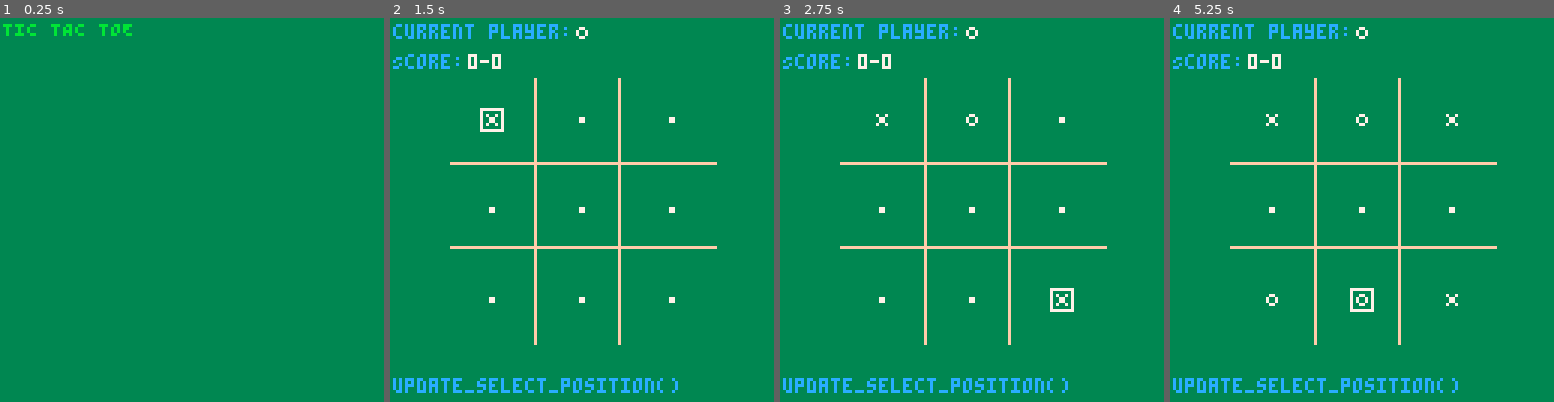
Above: before the commit, frames 1-4 (left to right).
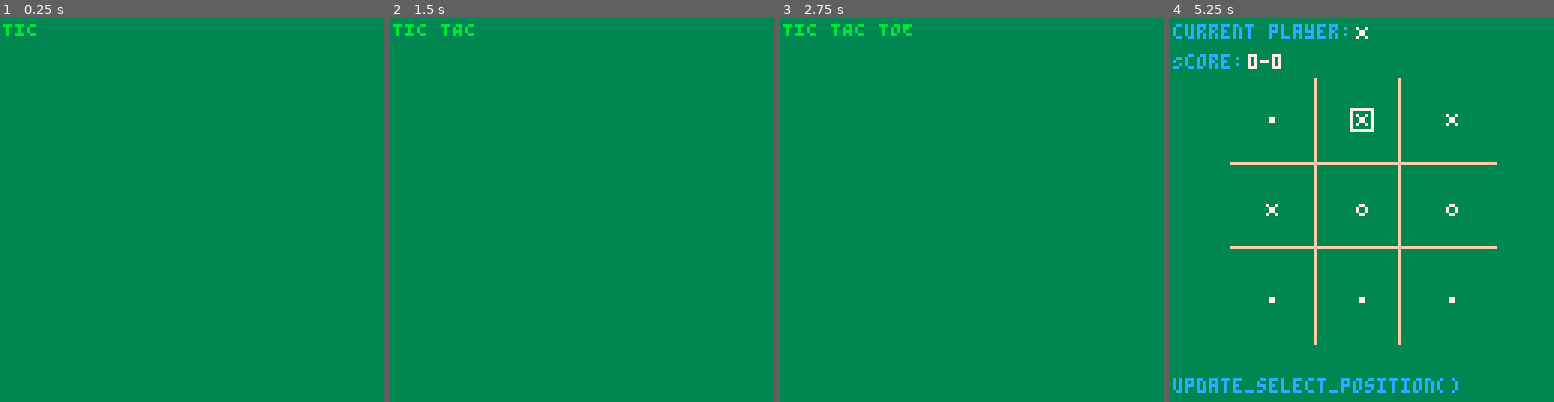
Above: after the commit, the same moments.

Repository: EmreMotan/TicTacToe
Game: PICO-8 cartridge tictactoe.p8
The game is run twice, just before and just after one commit, with the same random seed, the same clock (stepped at 60 frames per second) and the same inputs.
Inputs:
- Up to frame 1 (0.25 s): no input
- Up to frame 2 (1.5 s): tap X (X key) at 0.33, 1.07 s; tap O (Z key) at 0.7 s
- Up to frame 3 (2.75 s): hold Right 1.6-2.1 s; tap O (Z key) at 1.7, 2.1, 2.5 s; tap X (X key) at 1.85 s; hold Up 2.15-2.42 s; hold Right from 2.47 s (still down)
- Up to frame 4 (5.25 s): tap O (Z key) every 0.4 s from 2.9 to 4.9 s; tap X (X key) at 2.97, 4.08, 5.2 s; release Right at 3.03 s; hold Left 3.08-3.58 s; hold Down 3.63-3.97 s; hold Right 4.02-4.68 s; hold Up 4.73-5.03 s; hold Left from 5.08 s (still down)

The runs differ from the first frame. In frame 1, 0.3% of the frame differs, in the area x 13-35%, y 1-5%; in frame 2, 5.2%; in frame 3, 5.3%, in the area x 0-86%, y 1-98%; in frame 4, 0.9%.

Commit message:
Added title animation with basic timer logic

Diff:
--- a/tictactoe.p8
+++ b/tictactoe.p8
@@ -36,6 +36,42 @@
 -- play music, if we got it
 -- music(0)
 
+timer_count = 0
+
+function _init()
+  state_init_match, state_init_game, state_next_player, state_select_position, state_win_screen, state_tie_screen, state_title_screen = 1, 2, 3, 4, 5, 6, 7
+
+  draw_funcs = {[state_init_game]=draw_nothing,
+                [state_init_match]=draw_main_screen,
+                [state_next_player]=draw_main_screen,
+                [state_select_position]=draw_main_screen,
+                [state_win_screen]=draw_win_screen,
+                [state_tie_screen]=draw_main_screen,
+                [state_title_screen]=draw_title_screen
+              }
+
+  update_funcs = {[state_init_game]=update_init_game,
+                [state_init_match]=update_init_match,
+                [state_next_player]=update_next_player,
+                [state_select_position]=update_select_position,
+                [state_win_screen]=update_win_screen,
+                [state_tie_screen]=update_tie_screen,
+                [state_title_screen]=update_title_screen
+              }
+  --_draw = _draw_main_screen()
+  global_state = state_init_game
+end
+
+function _update()
+  update_funcs[global_state]()
+
+  timer_count += 1
+end
+
+function _draw()
+  draw_funcs[global_state]()
+end
+
 function update_init_game()
   global_state = state_title_screen
 
@@ -133,102 +169,6 @@
   debugmsg = 'update_select_position()'
 end
 
-function check_win_condition()
-  -- Need to check 8 win conditions - three across, three down, and two diagonal.
-  -- There's probably a more elegant and scalable way to do this, but I couldn't
-  -- quickly figure it out.
-  result = 0
-
-  -- Horizontal - Top
-  if (grid[0] * grid[1] * grid[2]) == 1 then
-    result = 1
-    win_pos = {0,1,2}
-  elseif (grid[0] * grid[1] * grid[2]) == 8 then
-    result = 1
-    win_pos = {0,1,2}
-
-  -- Horizontal - Middle
-  elseif (grid[3] * grid[4] * grid[5]) == 1 then
-    result = 1
-    win_pos = {3,4,5}
-  elseif (grid[3] * grid[4] * grid[5]) == 8 then
-    result = 1
-    win_pos = {3,4,5}
-
-  -- Horizontal - Bottom
-  elseif (grid[6] * grid[7] * grid[8]) == 1 then
-    result = 1
-    win_pos = {6,7,8}
-  elseif (grid[6] * grid[7] * grid[8]) == 8 then
-    result = 1
-    win_pos = {6,7,8}
-
-  -- Vertical - Left
-  elseif (grid[0] * grid[3] * grid[6]) == 1 then
-    result = 1
-    win_pos = {0,3,6}
-  elseif (grid[0] * grid[3] * grid[6]) == 8 then
-    result = 1
-    win_pos = {0,3,6}
-
-  -- Vertical - Middle
-  elseif (grid[1] * grid[4] * grid[7]) == 1 then
-    result = 1
-    win_pos = {1,4,7}
-  elseif (grid[1] * grid[4] * grid[7]) == 8 then
-    result = 1
-    win_pos = {1,4,7}
-
-  -- Vertical - Right
-  elseif (grid[2] * grid[5] * grid[8]) == 1 then
-    result = 1
-    win_pos = {2,5,8}
-  elseif (grid[2] * grid[5] * grid[8]) == 8 then
-    result = 1
-    win_pos = {2,5,8}
-
-  -- Diagonal - Top Left
-  elseif (grid[0] * grid[4] * grid[8]) == 1 then
-    result = 1
-    win_pos = {0,4,8}
-  elseif (grid[0] * grid[4] * grid[8]) == 8 then
-    result = 1
-    win_pos = {0,4,8}
-
-  -- Diagonal - Top Right
-  elseif (grid[2] * grid[4] * grid[6]) == 1 then
-    result = 1
-    win_pos = {2,4,6}
-  elseif (grid[2] * grid[4] * grid[6]) == 8 then
-    result = 1
-    win_pos = {2,4,6}
-
-  else result = 0
-  end
-
-  return result
-end
-
-function check_tie_condition()
-  -- Need to check 8 win conditions - three across, three down, and two diagonal
-  result = 0
-
-  if (grid[0]>0 and
-      grid[1]>0 and
-      grid[2]>0 and
-      grid[3]>0 and
-      grid[4]>0 and
-      grid[5]>0 and
-      grid[6]>0 and
-      grid[7]>0 and
-      grid[8]>0
-    ) then result = 1
-  else result = 0
-  end
-
-  return result
-end
-
 function update_win_screen()
   r = 0
   r = wait_for_any_input()
@@ -237,10 +177,42 @@
 end
 
 function update_title_screen()
-  r = 0
-  r = wait_for_any_input()
-
-  if r == 1 then global_state = state_init_match end
+  if is_title_drawn == nil then
+    is_title_drawn = false
+  end
+
+  if is_title_drawn == false then
+    if draw_tic == nil then
+      draw_tic = true
+      draw_tac = false
+      draw_toe  = false
+      timer_end = 30
+    end
+
+    if (draw_tac == false and timer_count >= timer_end) then
+      draw_tac = true
+      timer_count = 0
+      timer_end = 30
+    end
+
+    if (draw_toe == false and timer_count >= timer_end) then
+      draw_toe = true
+      timer_count = 0
+      timer_end = 30
+      is_title_drawn = true
+    end
+  end
+
+  if (is_title_drawn == true and timer_count >= timer_end) then
+    title_present_options = true
+  end
+
+  if  title_present_options == true then
+    r = 0
+    r = wait_for_any_input()
+
+    if r == 1 then global_state = state_init_match end
+  end
 end
 
 function update_tie_screen()
@@ -248,16 +220,6 @@
   r = wait_for_any_input()
 
   if r == 1 then global_state = state_init_match end
-end
-
-function wait_for_any_input()
-  r = 0
-
-  if btnp(➡️) or btnp(⬅️) or btnp(⬆️) or btnp(⬇️) or btnp(4) or btnp(5)
-  then r=1
-  end
-
-  return r
 end
 
 function drawspr(_spr,_x,_y,_c)
@@ -268,45 +230,6 @@
   spr(_spr,_x,_y)
   pal()
 end
-
-function _init()
-  state_init_match, state_init_game, state_next_player, state_select_position, state_win_screen, state_tie_screen, state_title_screen = 1, 2, 3, 4, 5, 6, 7
-
-  draw_funcs = {[state_init_game]=draw_nothing,
-                [state_init_match]=draw_main_screen,
-                [state_next_player]=draw_main_screen,
-                [state_select_position]=draw_main_screen,
-                [state_win_screen]=draw_win_screen,
-                [state_tie_screen]=draw_main_screen,
-                [state_title_screen]=draw_title_screen
-              }
-
-  update_funcs = {[state_init_game]=update_init_game,
-                [state_init_match]=update_init_match,
-                [state_next_player]=update_next_player,
-                [state_select_position]=update_select_position,
-                [state_win_screen]=update_win_screen,
-                [state_tie_screen]=update_tie_screen,
-                [state_title_screen]=update_title_screen
-              }
-  --_draw = _draw_main_screen()
-  global_state = state_init_game
-end
-
-function _update()
-  update_funcs[global_state]()
-
-  -- if global_state == state_init_game then update_init_game()
-  -- elseif global_state == state_next_player then update_next_player()
-  -- elseif global_state == state_select_position then update_select_position()
-  -- elseif global_state == state_win_screen then update_win_screen()
-  -- elseif global_state == state_tie_screen then update_tie_screen()
-  -- else debugmsg = 'invalid global state!!!'
-  -- end
-end
-
---function _draw()
---end
 
 function draw_main_screen()
   -- clear the screen
@@ -369,12 +292,37 @@
   i=1
 end
 
-
 function draw_title_screen()
   -- clear the screen
   rectfill(0,0,128,128,3)
 
-  print('TIC TAC TOE', 1, 1, 11)
+  if (draw_tic == true and draw_tac == true and draw_toe == true) then
+    print('TIC TAC TOE', 1, 1, 11)
+  elseif (draw_tic == true and draw_tac == true and draw_toe == false) then
+    print('TIC TAC', 1, 1, 11)
+  elseif (draw_tic == true and draw_tac == false and draw_toe == false) then
+    print('TIC', 1, 1, 11)
+  end
+
+  if (title_present_options == true) then
+    if (title_options_color == nil) then
+      title_options_color = 1
+      timer_count = 0
+      timer_end = 2
+    end
+
+    if timer_count >= timer_end then
+      title_options_color += 1
+      -- if title_options_color > 16 then
+      --   title_options_color = 1
+      -- end
+      timer_count = 0
+    end
+    print('Press any', 20, 40, title_options_color + 2)
+    print('button to', 20, 52, title_options_color + 1)
+    print('start playing!', 20, 64, title_options_color)
+
+  end
 end
 
 function draw_main_screen_headline_text()
@@ -392,9 +340,112 @@
   end
 end
 
-function _draw()
-  draw_funcs[global_state]()
-end
+function check_win_condition()
+  -- Need to check 8 win conditions - three across, three down, and two diagonal.
+  -- There's probably a more elegant and scalable way to do this, but I couldn't
+  -- quickly figure it out.
+  result = 0
+
+  -- Horizontal - Top
+  if (grid[0] * grid[1] * grid[2]) == 1 then
+    result = 1
+    win_pos = {0,1,2}
+  elseif (grid[0] * grid[1] * grid[2]) == 8 then
+    result = 1
+    win_pos = {0,1,2}
+
+  -- Horizontal - Middle
+  elseif (grid[3] * grid[4] * grid[5]) == 1 then
+    result = 1
+    win_pos = {3,4,5}
+  elseif (grid[3] * grid[4] * grid[5]) == 8 then
+    result = 1
+    win_pos = {3,4,5}
+
+  -- Horizontal - Bottom
+  elseif (grid[6] * grid[7] * grid[8]) == 1 then
+    result = 1
+    win_pos = {6,7,8}
+  elseif (grid[6] * grid[7] * grid[8]) == 8 then
+    result = 1
+    win_pos = {6,7,8}
+
+  -- Vertical - Left
+  elseif (grid[0] * grid[3] * grid[6]) == 1 then
+    result = 1
+    win_pos = {0,3,6}
+  elseif (grid[0] * grid[3] * grid[6]) == 8 then
+    result = 1
+    win_pos = {0,3,6}
+
+  -- Vertical - Middle
+  elseif (grid[1] * grid[4] * grid[7]) == 1 then
+    result = 1
+    win_pos = {1,4,7}
+  elseif (grid[1] * grid[4] * grid[7]) == 8 then
+    result = 1
+    win_pos = {1,4,7}
+
+  -- Vertical - Right
+  elseif (grid[2] * grid[5] * grid[8]) == 1 then
+    result = 1
+    win_pos = {2,5,8}
+  elseif (grid[2] * grid[5] * grid[8]) == 8 then
+    result = 1
+    win_pos = {2,5,8}
+
+  -- Diagonal - Top Left
+  elseif (grid[0] * grid[4] * grid[8]) == 1 then
+    result = 1
+    win_pos = {0,4,8}
+  elseif (grid[0] * grid[4] * grid[8]) == 8 then
+    result = 1
+    win_pos = {0,4,8}
+
+  -- Diagonal - Top Right
+  elseif (grid[2] * grid[4] * grid[6]) == 1 then
+    result = 1
+    win_pos = {2,4,6}
+  elseif (grid[2] * grid[4] * grid[6]) == 8 then
+    result = 1
+    win_pos = {2,4,6}
+
+  else result = 0
+  end
+
+  return result
+end
+
+function check_tie_condition()
+  -- Need to check 8 win conditions - three across, three down, and two diagonal
+  result = 0
+
+  if (grid[0]>0 and
+      grid[1]>0 and
+      grid[2]>0 and
+      grid[3]>0 and
+      grid[4]>0 and
+      grid[5]>0 and
+      grid[6]>0 and
+      grid[7]>0 and
+      grid[8]>0
+    ) then result = 1
+  else result = 0
+  end
+
+  return result
+end
+
+function wait_for_any_input()
+  r = 0
+
+  if btnp(➡️) or btnp(⬅️) or btnp(⬆️) or btnp(⬇️) or btnp(4) or btnp(5)
+  then r=1
+  end
+
+  return r
+end
+
 __gfx__
 00000000000000007777777700000000000000000000000000000000000000000000000000000000000000000000000000000000000000000000000000000000
 000000000000000070000007000000000ff0ff000000000000000000000000000000000000000000000000000000000000000000000000000000000000000000
